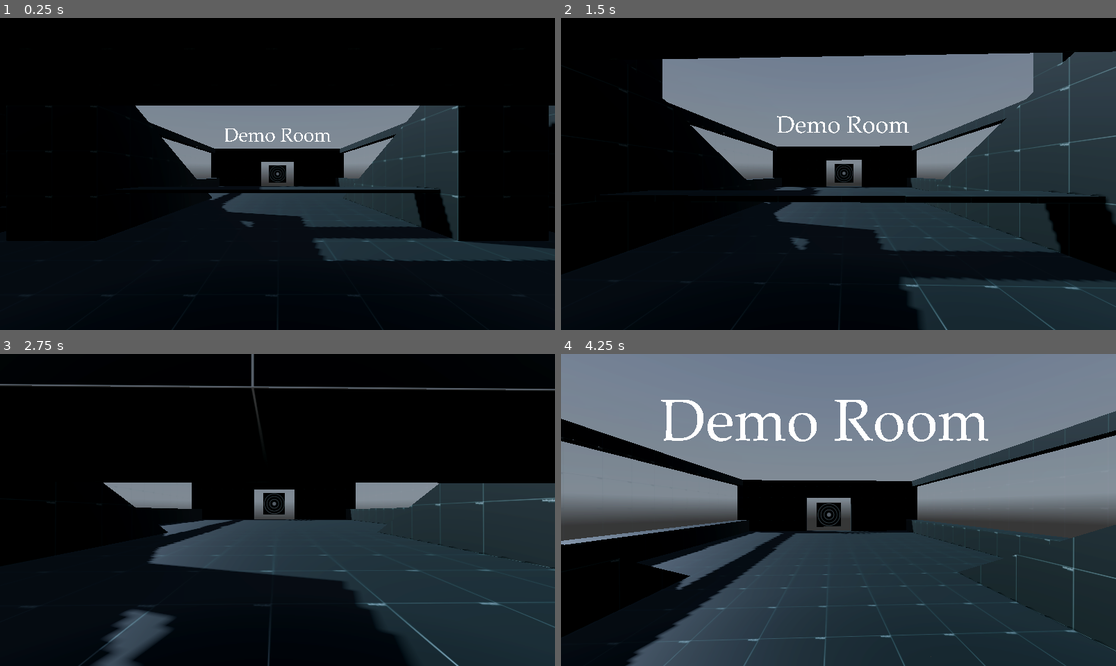
Above: before the commit, frames 1-4 (two rows, left to right).
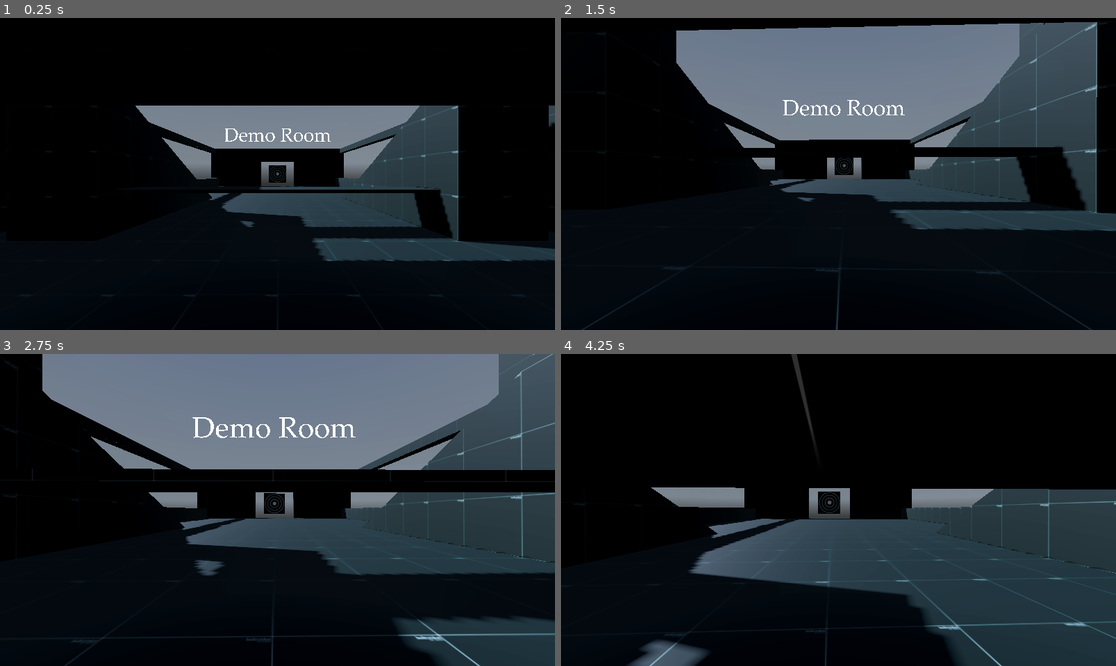
Above: after the commit, the same moments.

Repository: haifromkai/demo_room
Game: Godot game, scene res://Scenes/world.tscn
The game is run twice, just before and just after one commit, with the same random seed, the same clock (stepped at 60 frames per second) and the same inputs. A sky picture missing from this copy of the repository is replaced by a grey-blue gradient.
Inputs (mouse positions are in pixels of both pictures, inside the frame that each line leads up to):
- Up to frame 1 (0.25 s): no input
- Up to frame 2 (1.5 s): tap Enter at 0.5 s; move the mouse to (866, 174) at 0.52 s; hold C (crawl) 0.53-1.28 s; hold W (forward) from 0.53 s (still down); tap Space (jump) at 0.77, 1.07 s; tap Ctrl (crouch) at 0.8, 1.35 s; move the mouse to (810, 174) at 1.27 s
- Up to frame 3 (2.75 s): keep holding W (forward); tap Space (jump) at 1.52, 1.55, 1.82, 2.1 s; move the mouse to (288, 503) at 2.02 s; hold C (crawl) from 2.03 s (still down)
- Up to frame 4 (4.25 s): keep holding W (forward); move the mouse to (832, 516) at 2.77 s; release C (crawl) at 2.78 s; tap C (crawl) at 2.85 s; tap Space (jump) at 3.02, 3.32, 3.77, 3.8, 4.07 s; tap Ctrl (crouch) at 3.05 s; move the mouse to (877, 513) at 3.52 s; hold Ctrl (crouch) from 3.53 s (still down)

The runs differ from the first frame. In frame 2, 30% of the frame differs, in the area x 2-100%, y 1-100%; in frame 3, 45%; in frame 4, 63%, in the area x 0-100%, y 0-100%.

Commit message:
Added ambience and surround sound, minor fixes to player movement mechanics.

Diff:
--- a/demo_room/Scenes/world.tscn
+++ b/demo_room/Scenes/world.tscn
@@ -10,6 +10,8 @@
 [ext_resource type="Material" uid="uid://dvxrym4fvqni0" path="res://Textures/gridbox_clear_mirror_soft.tres" id="7_80bdp"]
 [ext_resource type="Material" uid="uid://bjkljcjoj28dm" path="res://Textures/gridbox_clear_mirror.tres" id="8_jllan"]
 [ext_resource type="Texture2D" uid="uid://c20ica6najud" path="res://Textures/square_target_updated.png" id="9_aycwv"]
+[ext_resource type="AudioStream" uid="uid://c4jw75eun1oce" path="res://Audio/Summit Ambience.mp3" id="11_ps5ot"]
+[ext_resource type="AudioStream" uid="uid://p0xvvqt5notb" path="res://Audio/Freeze I.mp3" id="12_eobay"]
 
 [sub_resource type="PanoramaSkyMaterial" id="PanoramaSkyMaterial_maieo"]
 panorama = ExtResource("1_yiypa")
@@ -20,16 +22,22 @@
 
 [sub_resource type="Environment" id="Environment_g5vmn"]
 background_mode = 2
-background_energy_multiplier = 0.62
+background_energy_multiplier = 0.6
 sky = SubResource("Sky_sai77")
 sky_rotation = Vector3(0, 5.02655, 0)
 tonemap_mode = 2
 ssao_enabled = true
 sdfgi_enabled = true
 sdfgi_bounce_feedback = 1.6
+sdfgi_cascades = 8
 glow_enabled = true
 glow_bloom = 0.02
-volumetric_fog_density = 0.1
+volumetric_fog_density = 0.0204
+volumetric_fog_gi_inject = 1.34
+volumetric_fog_detail_spread = 0.5
+volumetric_fog_ambient_inject = 1.11
+adjustment_enabled = true
+adjustment_saturation = 1.02
 
 [sub_resource type="StandardMaterial3D" id="StandardMaterial3D_od07y"]
 albedo_texture = ExtResource("4_qt1ss")
@@ -82,7 +90,7 @@
 [node name="Sun" type="DirectionalLight3D" parent="."]
 transform = Transform3D(-0.295708, 0.614041, -0.731786, 0, 0.766044, 0.642788, 0.955278, 0.190077, -0.226525, 0, 20, 0)
 light_color = Color(0.635294, 0.686275, 0.776471, 1)
-light_energy = 3.2
+light_energy = 4.4
 light_indirect_energy = 1.2
 shadow_enabled = true
 shadow_bias = 0.03
@@ -123,7 +131,7 @@
 
 [node name="Wall Front L" type="CSGBox3D" parent="CSGCombiner3D"]
 transform = Transform3D(1, 0, 0, 0, 1, 0, 0, 0, 1, -5, 2.5, -15.25)
-size = Vector3(6, 4, 0.5)
+size = Vector3(6, 4, 0.51)
 material = ExtResource("1_16kju")
 
 [node name="Wall Front R" type="CSGBox3D" parent="CSGCombiner3D"]
@@ -343,7 +351,6 @@
 
 [node name="RayCast3D" type="RayCast3D" parent="Demo Player"]
 transform = Transform3D(1, 0, 0, 0, 1, 0, 0, 0, 1, 0, -0.919, 0)
-visible = false
 target_position = Vector3(0, 1.84, 0)
 metadata/_edit_lock_ = true
 
@@ -363,3 +370,36 @@
 [node name="Demo Cam 3" type="Camera3D" parent="."]
 transform = Transform3D(0.60042, -0.0418523, -0.798589, 0, 0.99863, -0.052336, 0.799685, 0.0314236, 0.599597, -1, 0.4, -12.6)
 fov = 96.0
+
+[node name="Ambiance1" type="AudioStreamPlayer3D" parent="."]
+transform = Transform3D(-1, -8.74228e-08, 0, -3.82137e-15, 4.37114e-08, 1, -8.74228e-08, 1, -4.37114e-08, 0, 7.96131, 6.49056)
+stream = ExtResource("11_ps5ot")
+volume_db = -10.0
+autoplay = true
+max_distance = 11.0
+panning_strength = 0.1
+emission_angle_enabled = true
+emission_angle_degrees = 70.0
+emission_angle_filter_attenuation_db = -5.0
+attenuation_filter_cutoff_hz = 16000.0
+attenuation_filter_db = -8.0
+
+[node name="Ambiance2" type="AudioStreamPlayer3D" parent="."]
+transform = Transform3D(1, 0, 0, 0, -4.37114e-08, 1, 0, -1, -4.37114e-08, 0, 3.32534, -6.9002)
+stream = ExtResource("11_ps5ot")
+volume_db = -11.0
+autoplay = true
+max_distance = 100.0
+panning_strength = 0.0
+emission_angle_enabled = true
+emission_angle_degrees = 75.0
+emission_angle_filter_attenuation_db = 0.0
+attenuation_filter_cutoff_hz = 20000.0
+attenuation_filter_db = -3.7
+
+[node name="Music" type="AudioStreamPlayer" parent="."]
+stream = ExtResource("12_eobay")
+volume_db = -15.0
+pitch_scale = 1.07
+autoplay = true
+mix_target = 1
--- a/demo_room/Scripts/Demo Player.gd
+++ b/demo_room/Scripts/Demo Player.gd
@@ -21,6 +21,7 @@
 @onready var standing_collision_shape = $Standing_CollisionShape3D
 @onready var crouching_collision_shape = $Crouching_CollisionShape3D
 @onready var crawling_collision_shape = $Crawling_CollisionShape3D
+@onready var player_raycast = $RayCast3D
 @onready var player_shapecast = $ShapeCast3D
 
 # ~~~~~~~~~~~~~~~~~~~~~~~~~~~~~~~~~~~~ FUNCTIONS ~~~~~~~~~~~~~~~~~~~~~~~~~~~~~~~~~~~~
@@ -48,7 +49,7 @@
 		velocity.y -= gravity * delta * 1.8
 
 	# Jump Handling
-	if Input.is_action_just_pressed("jump") and is_on_floor() and !Input.is_action_pressed("crouch"):
+	if Input.is_action_just_pressed("jump") and is_on_floor() and !Input.is_action_pressed("crouch") and !Input.is_action_pressed("crawl") and !player_raycast.is_colliding():
 		velocity.y = jump_velocity
 
 	# Stance & Speed Handling --------------------------------------------------------
@@ -72,8 +73,8 @@
 
 	# Crouching State (Hold)
 	elif Input.is_action_pressed("crouch") and is_on_floor() and !Input.is_action_pressed("crawl") and crawl_state == false:
-		speed = lerp(speed, crouch_speed, delta * 8.0)
-		head.position.y = lerp(head.position.y, head_height + crouch_depth, delta * 3.6)
+		speed = lerp(speed, crouch_speed, delta * 9.0)
+		head.position.y = lerp(head.position.y, head_height + crouch_depth, delta * 3.2)
 		if head.position.y < head_height + crouch_depth + 0.3:
 			standing_collision_shape.disabled = true
 			crouching_collision_shape.disabled = false
@@ -85,7 +86,7 @@
 			head.position.y = lerp(head.position.y, head_height, delta * 1.1)
 
 		else:
-			head.position.y = lerp(head.position.y, head_height, delta * 3.6)
+			head.position.y = lerp(head.position.y, head_height, delta * 3.2)
 
 		standing_collision_shape.disabled = false
 		crouching_collision_shape.disabled = true
Not shown, added: demo_room/Audio/Freeze I.mp3.import
Not shown, added: demo_room/Audio/Summit Ambience.mp3.import
Not shown: 1 places in demo_room/Scenes/world.tscn that only renumber resources
Not shown, added: demo_room/Audio/Freeze I.mp3
Not shown, added: demo_room/Audio/Summit Ambience.mp3
